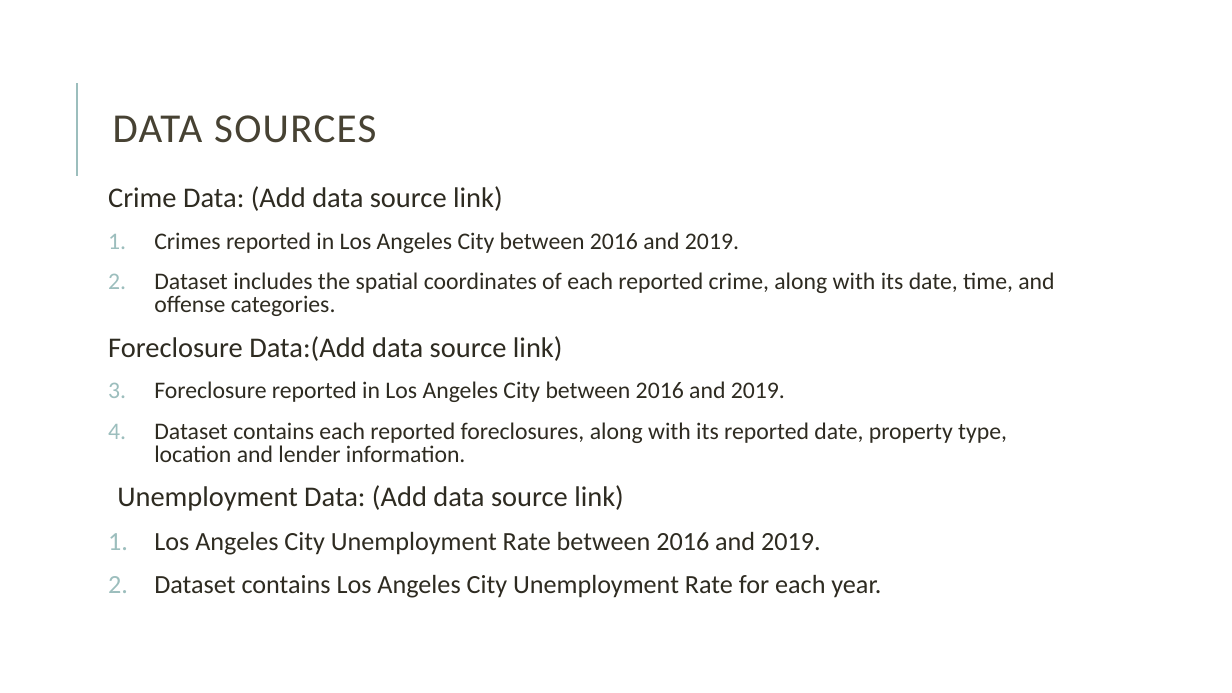
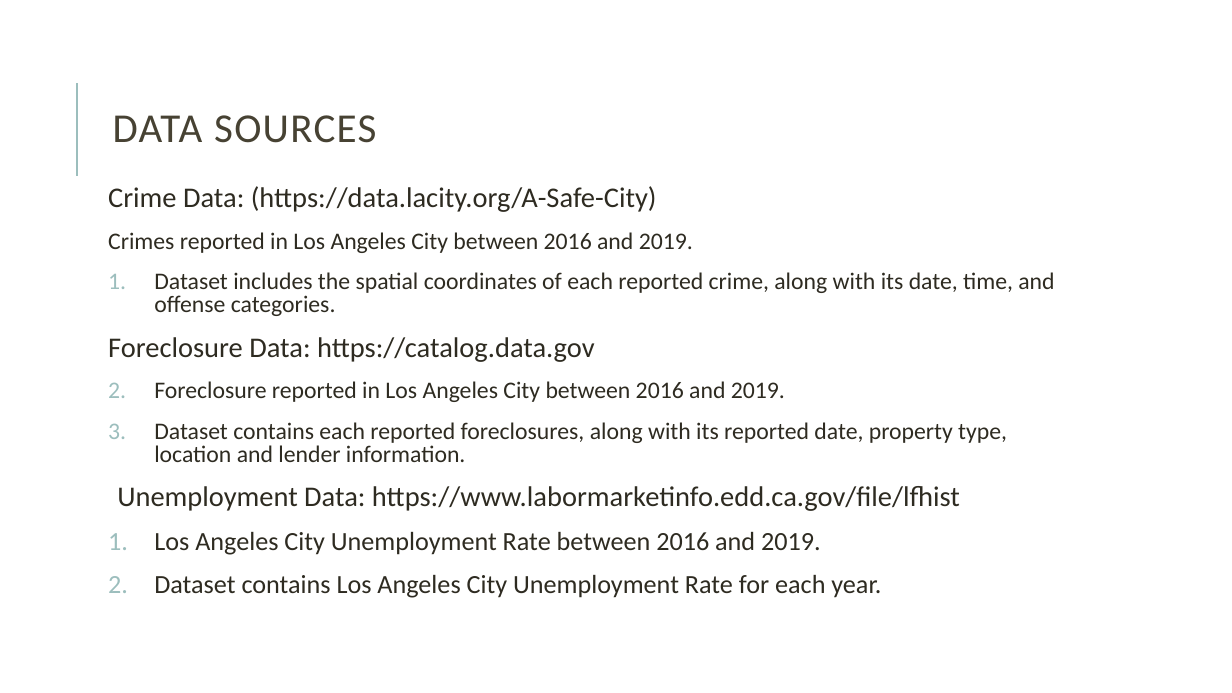
Before and after one commit to rks7255/RUTGProject1, a slide deck: slide 4 of Reena/Presentation Final Draft.pptx. Drawn at 1232x693 pixels with LibreOffice and Linux fonts; fonts in the diff are those of the drawing. Boxes give left, top, right and bottom in pixels: in the first picture for what was removed or moved away, otherwise in the second. Text is boxed around its words. In the diff, an @@ line names an element or a change of style, - is before the commit and + after.

```diff
--- a/Reena/Presentation Final Draft.pptx
+++ b/Reena/Presentation Final Draft.pptx
@@ text at bbox=[108, 186, 657, 212]: text changed @@
-Crime Data: (Add data source link)
+Crime Data: (https://data.lacity.org/A-Safe-City)
@@ text at bbox=[108, 232, 693, 253]: bullet 1. to none @@
@@ text at bbox=[108, 337, 595, 362]: text changed @@
-Foreclosure Data:(Add data source link)
+Foreclosure Data: https://catalog.data.gov
@@ text at bbox=[117, 486, 960, 511]: text changed @@
-  Unemployment Data: (Add data source link)
+  Unemployment Data: https://www.labormarketinfo.edd.ca.gov/file/lfhist
```
Also in this commit, not shown: 4 other slides changed, 5 slides added, 1 slide removed.
